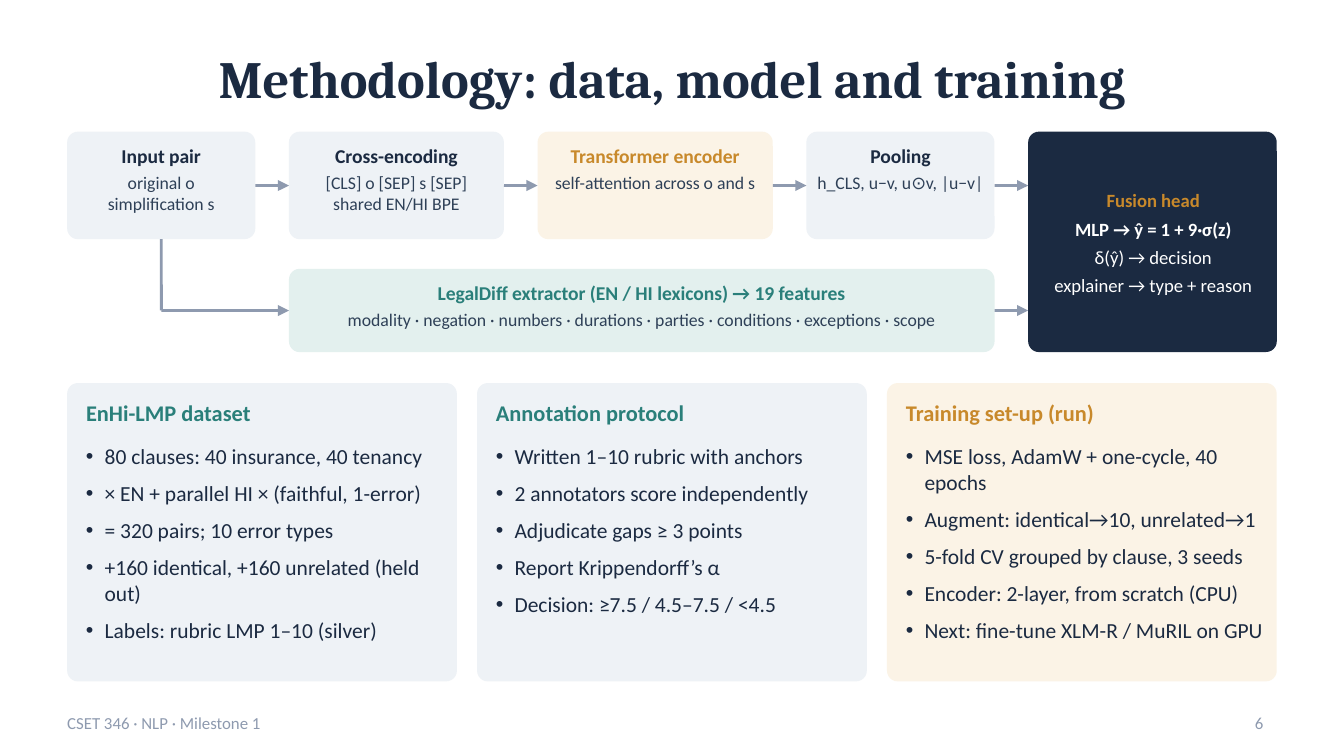
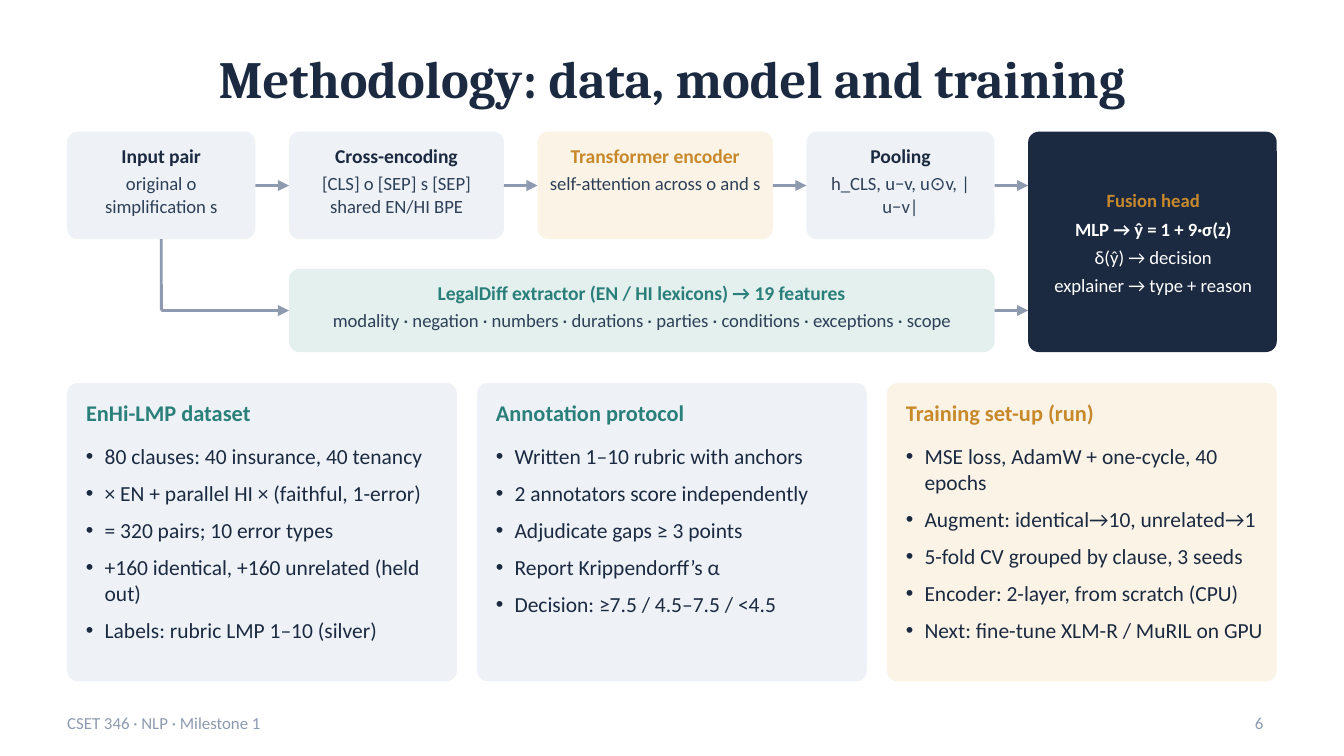
Before and after one commit to udbhav968-creator/NLP_RESERACH_WORK, a slide deck: slide 6 of deliverables/LMP_Milestone1.pptx. Drawn at 1344x756 pixels with LibreOffice and Linux fonts; fonts in the diff are those of the drawing. Boxes give left, top, right and bottom in pixels: in the first picture for what was removed or moved away, otherwise in the second. Text is boxed around its words. In the diff, an @@ line names an element or a change of style, - is before the commit and + after.

```diff
--- a/deliverables/LMP_Milestone1.pptx
+++ b/deliverables/LMP_Milestone1.pptx
@@ size 9.5 to 10 pt in 5 elements at (105, 177, 217, 216), (322, 176, 471, 214), (550, 177, 760, 190), (831, 177, 958, 216), (333, 314, 951, 330) @@
```
Also in this commit, not shown: 3 other slides changed, 23 other files.
